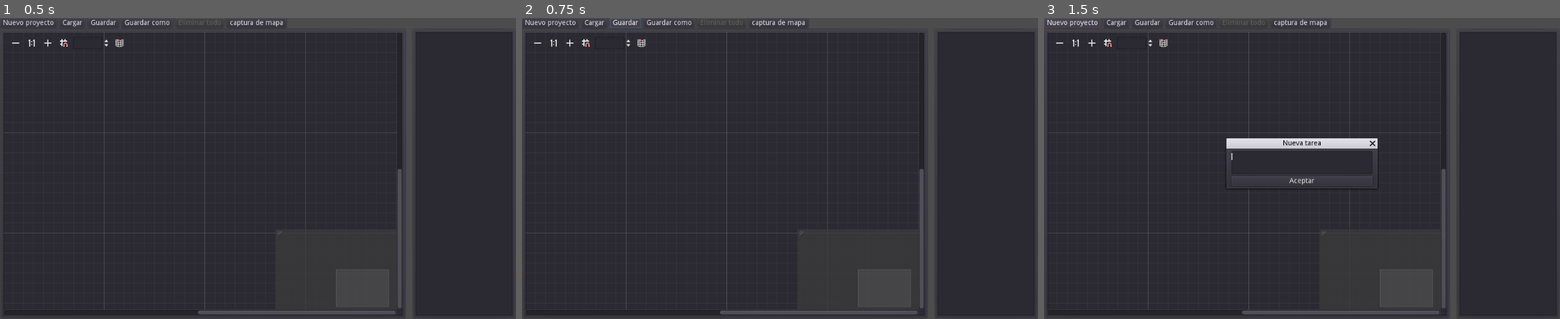
Above: before the commit, frames 1-3 (left to right).
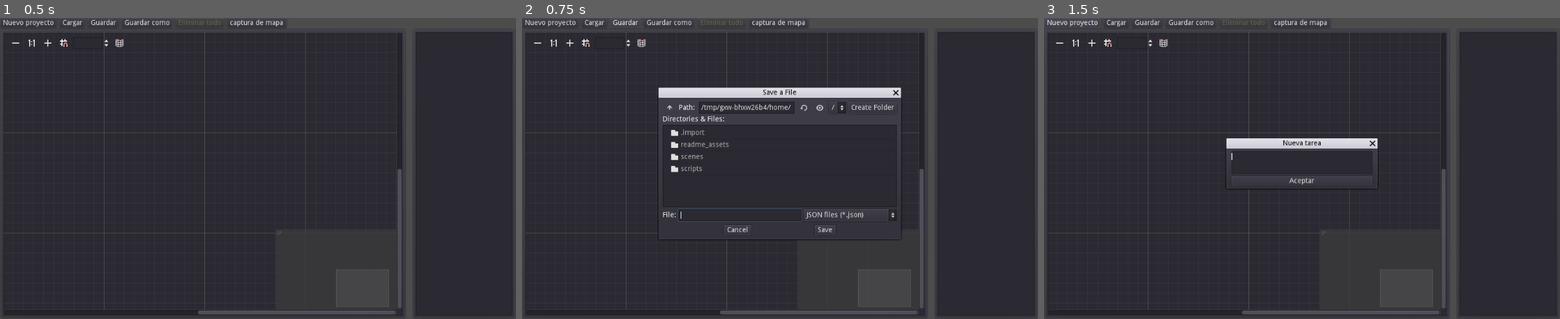
Above: after the commit, the same moments.

Repository: andresleonardobg/go-do
Game: Godot game, scene res://scenes/mentalMap.tscn
The game is run twice, just before and just after one commit, with the same random seed, the same clock (stepped at 60 frames per second) and the same inputs. The project has no main scene, so this scene is started directly.
Inputs:
- Up to frame 1 (0.5 s): no input
- Up to frame 2 (0.75 s): click "Guardar" at 0.5 s
- Up to frame 3 (1.5 s): click "Nuevo proyecto" at 1.25 s

Frame 1 is identical in both runs. In frame 2, 3.2% of the frame differs, in the area x 17-74%, y 0-74%; in frame 3, nothing differs.

Commit message:
code deputration, README update

Diff:
--- a/resources/styles.tres
+++ /dev/null
@@ -1,81 +0,0 @@
-[gd_resource type="Theme" load_steps=4 format=2]
-
-[sub_resource type="StyleBoxFlat" id=3]
-bg_color = Color( 0.878431, 0.752941, 0.592157, 1 )
-
-[sub_resource type="StyleBoxFlat" id=1]
-bg_color = Color( 0.176471, 0.141176, 0.141176, 1 )
-border_width_left = 3
-border_width_top = 3
-border_width_right = 3
-border_width_bottom = 3
-border_blend = true
-corner_radius_top_left = 10
-corner_radius_top_right = 10
-corner_radius_bottom_right = 10
-corner_radius_bottom_left = 10
-
-[sub_resource type="StyleBoxFlat" id=2]
-bg_color = Color( 0.721569, 0.360784, 0.219608, 1 )
-border_color = Color( 0.8, 0.8, 0.8, 0 )
-corner_radius_top_left = 10
-corner_radius_top_right = 10
-corner_radius_bottom_right = 10
-corner_radius_bottom_left = 10
-
-[resource]
-Button/colors/font_color = Color( 0.878431, 0.752941, 0.592157, 1 )
-Button/colors/font_color_disabled = Color( 0, 0, 0, 1 )
-Button/colors/font_color_focus = Color( 0, 0, 0, 1 )
-Button/colors/font_color_hover = Color( 0, 0, 0, 1 )
-Button/colors/font_color_pressed = Color( 0, 0, 0, 1 )
-Button/constants/hseparation = 0
-Button/fonts/font = null
-Button/styles/disabled = null
-Button/styles/focus = null
-Button/styles/hover = null
-Button/styles/normal = null
-Button/styles/pressed = null
-GraphEdit/colors/activity = Color( 0, 0, 0, 1 )
-GraphEdit/colors/grid_major = Color( 0.360784, 0.239216, 0.180392, 1 )
-GraphEdit/colors/grid_minor = Color( 0.847059, 0.713726, 0.643137, 1 )
-GraphEdit/colors/selection_fill = Color( 0, 0, 0, 1 )
-GraphEdit/colors/selection_stroke = Color( 0, 0, 0, 1 )
-GraphEdit/constants/bezier_len_neg = 0
-GraphEdit/constants/bezier_len_pos = 0
-GraphEdit/constants/port_grab_distance_horizontal = 0
-GraphEdit/constants/port_grab_distance_vertical = 0
-GraphEdit/icons/minimap = null
-GraphEdit/icons/minus = null
-GraphEdit/icons/more = null
-GraphEdit/icons/reset = null
-GraphEdit/icons/snap = null
-GraphEdit/styles/bg = SubResource( 3 )
-GraphNode/colors/close_color = Color( 0, 0, 0, 1 )
-GraphNode/colors/resizer_color = Color( 0, 0, 0, 1 )
-GraphNode/colors/title_color = Color( 0, 0, 0, 1 )
-GraphNode/constants/close_offset = 0
-GraphNode/constants/port_offset = 0
-GraphNode/constants/separation = 0
-GraphNode/constants/title_offset = 0
-GraphNode/fonts/title_font = null
-GraphNode/icons/close = null
-GraphNode/icons/port = null
-GraphNode/icons/resizer = null
-GraphNode/styles/breakpoint = null
-GraphNode/styles/comment = null
-GraphNode/styles/commentfocus = null
-GraphNode/styles/defaultfocus = null
-GraphNode/styles/defaultframe = null
-GraphNode/styles/frame = SubResource( 1 )
-GraphNode/styles/position = null
-GraphNode/styles/selectedframe = SubResource( 2 )
-Label/colors/font_color = Color( 0.878431, 0.752941, 0.592157, 1 )
-Label/colors/font_color_shadow = Color( 0, 0, 0, 1 )
-Label/colors/font_outline_modulate = Color( 0, 0, 0, 1 )
-Label/constants/line_spacing = 0
-Label/constants/shadow_as_outline = 0
-Label/constants/shadow_offset_x = 0
-Label/constants/shadow_offset_y = 0
-Label/fonts/font = null
-Label/styles/normal = null
--- a/scenes/mentalMap.tscn
+++ b/scenes/mentalMap.tscn
@@ -142,6 +142,6 @@
 [connection signal="pressed" from="menu/save" to="." method="_on_save_pressed"]
 [connection signal="pressed" from="menu/save as" to="." method="_on_save_as_pressed"]
 [connection signal="pressed" from="menu/screenshot" to="." method="_on_screenshot_pressed"]
-[connection signal="connection_from_empty" from="HSplitContainer/PanelContainer/GraphEdit" to="." method="_on_GraphEdit_connection_from_empty"]
 [connection signal="connection_to_empty" from="HSplitContainer/PanelContainer/GraphEdit" to="." method="_on_GraphEdit_connection_to_empty"]
 [connection signal="pressed" from="new_task/VBoxContainer/Accept" to="." method="_on_Accept_pressed"]
+[connection signal="confirmed" from="FileDialog" to="." method="_on_FileDialog_confirmed"]
--- a/scripts/Global.gd
+++ b/scripts/Global.gd
@@ -2,31 +2,40 @@
 
 #save data
 var data = {
-	"nodes":[]
+	"nodes":[],
+	"current_path_data" : ""
 }
 
-var path_data = "res://test.json"
+var default_path_data = "res://test.json"
+var current_path_data : String
 
 var node = preload("res://scenes/nodoTask.tscn")
 
-func add_new_node(pos:Vector2, name_n:String, parent, enable_slot_left:bool, enable_slot_right:bool, parent_node:String):
+func add_new_node(pos:Vector2, name_n:String, graphEdit, enable_slot_left:bool, enable_slot_right:bool, parent_node:String):
 
 	var node_child = node.instance()
+	node_child.name_node = name_n
 
-	node_child.name = name_n
+	if parent_node != "":
+		node_child.name = parent_node + "-" + name_n
+	else:
+		node_child.name = name_n
+
 	node_child.parent_node = parent_node
 	node_child.set_slot_enabled_left(0, enable_slot_left)
 	node_child.set_slot_enabled_right(0, enable_slot_right)
-	parent.add_child(node_child)
+	graphEdit.add_child(node_child)
 	node_child.offset = pos - Vector2(0, 40)
 
-func save_data() -> void:
+
+func save_data(path_data : String) -> void:
 	var file = File.new()
-	file.open(path_data, 2)
+	file.open(path_data + ".json", 2)
 	file.store_line(to_json(data))
 	file.close()
 
-func load_data() -> void:
+
+func load_data(path_data : String) -> void:
 	var file = File.new()
 	file.open(path_data, 1)
 	var text = file.get_as_text()
--- a/scripts/list_of_tasks.gd
+++ b/scripts/list_of_tasks.gd
@@ -4,14 +4,7 @@
 
 var items : Array
 
-func _ready() -> void:
-	pass
-
 #signals
-#func _on_createItem_pressed() -> void:
-#	var item_selected = tree_task.get_selected()
-#	var new_item = tree_task.create_item(item_selected)
-#	new_item.set_text(0, 'item creado')
 
 #functions
 func add_new_items( node_parent, name_item:String ) -> void:
@@ -23,6 +16,8 @@
 	else:
 		for item in items:
 			if item.get_text(0) == node_parent:
+				if item.get_parent():
+					print(item.get_parent().get_text(0))
 				var new_item = tree_task.create_item(item)
 				new_item.set_cell_mode(0, 1)
 				new_item.set_editable(0, true)
--- a/scripts/mentalMap.gd
+++ b/scripts/mentalMap.gd
@@ -21,6 +21,9 @@
 
 #load node
 const node_task = preload("res://scenes/nodoTask.tscn")
+
+func _ready() -> void:
+	file_window.add_filter("*.json ; JSON files")
 
 func _process(_delta: float) -> void:
 	if panel_graph.get_child_count() < 3:
@@ -85,6 +88,15 @@
 	window_new_task.visible = false
 
 
+func send_data_to_save() -> void:
+	Global.data["conections"] = panel_graph.get_connection_list()
+
+	var nodetasks = get_tree().get_nodes_in_group("nodetask")
+
+	for n in nodetasks:
+		n.send_data()
+
+
 #signals
 func _on_new_pressed() -> void:
 	window_new_task.popup_centered()
@@ -92,32 +104,26 @@
 
 
 func _on_save_pressed() -> void:
-	#save connections nodes
-	Global.data["conections"] = panel_graph.get_connection_list()
-
-	var nodetasks = get_tree().get_nodes_in_group("nodetask")
-
-	for n in nodetasks:
-		n.send_data()
-
-	Global.save_data()
+	if Global.current_path_data != "":
+		send_data_to_save()
+		print("guardado rapido")
+	else:
+		file_window.mode = FileDialog.MODE_SAVE_FILE
+		file_window.popup_centered()
 
 
 func _on_load_pressed() -> void:
 	file_window.mode = FileDialog.MODE_OPEN_FILE
 	file_window.popup_centered()
-#	Global.load_data()
-#	display_data()
 
 
 func _on_Accept_pressed() -> void:
-
 	create_new_nodeTask()
 
 
 func _on_GraphEdit_connection_to_empty(from: String, _from_slot: int, _release_position: Vector2) -> void:
 	window_new_task.popup_centered()
-	node_parent = from
+	node_parent = panel_graph.get_node(from).name_node
 	get_node("new_task/VBoxContainer/TextEdit").grab_focus()
 	position_new_node = panel_graph.get_local_mouse_position() + panel_graph.scroll_offset
 	connect_to = from
@@ -132,3 +138,17 @@
 	var img = panel_graph.get_viewport().get_texture().get_data()
 	img.flip_y()
 	img.save_png("mindmap.png")
+
+
+func _on_FileDialog_confirmed() -> void:
+	if file_window.mode == 4:
+		Global.data = {
+		"nodes":[]
+		}
+		send_data_to_save()
+		Global.save_data(file_window.current_file)
+		print("guardar como")
+	elif file_window.mode == 0:
+		Global.load_data(file_window.current_file)
+		display_data()
+		print("data cargada")
--- a/scripts/nodoTask.gd
+++ b/scripts/nodoTask.gd
@@ -2,10 +2,11 @@
 
 onready var label = $VBoxContainer/HBoxContainer/Label
 var parent_node : String
+var name_node : String
 
 func _ready() -> void:
 	add_to_group("nodetask")
-	label.text = name
+	label.text = name_node
 
 func _on_edit_pressed() -> void:
 	print('Editar')
@@ -16,7 +17,7 @@
 func send_data() -> void:
 	Global.data["nodes"].append({
 		"position":var2str(Vector2(offset)),
-		"name_task":name,
+		"name_task":name_node,
 		"left":get("slot/0/left_enabled"),
 		"right":get("slot/0/right_enabled"),
 		"parent":parent_node,
Binary file added: readme_assets/example.gif
Not shown, changed: README.md
